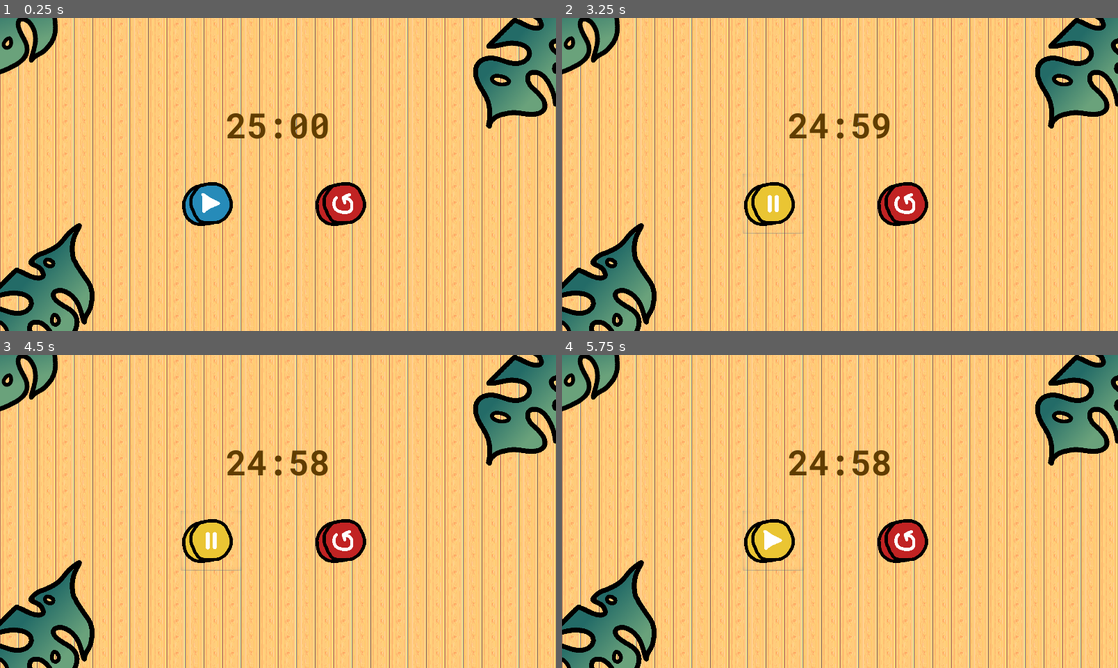
Above: before the commit, frames 1-4 (two rows, left to right).
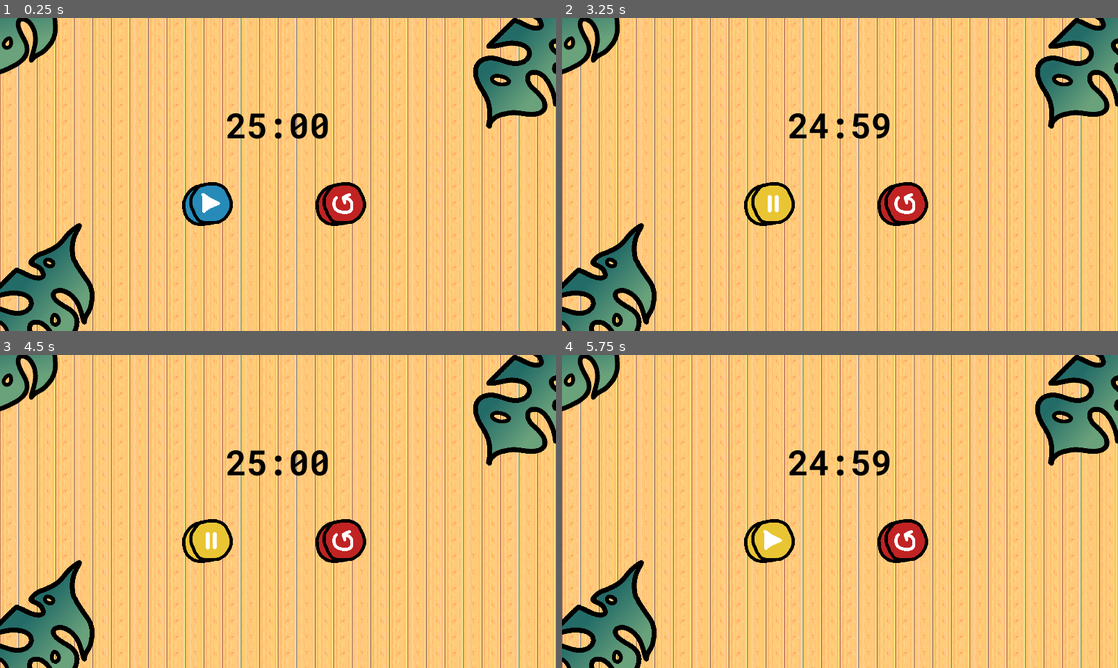
Above: after the commit, the same moments.

Repository: RajwolChapagain/Timer-App
Game: Godot game, scene res://Main.tscn
Same seed, same stepped clock (60 frames per second), same inputs: the game is played once before the commit and once after it.
Inputs (mouse positions are in pixels of both pictures, inside the frame that each line leads up to):
- Up to frame 1 (0.25 s): no input
- Up to frame 2 (3.25 s): click (906, 202) at 0.5 s; click (773, 202) at 1.25 s; click (773, 202) at 2 s; click (773, 202) at 2.75 s
- Up to frame 3 (4.5 s): tap Enter at 3.5 s; tap Space (start_timer) at 3.6 s; tap 0 (num0) at 4.35 s
- Up to frame 4 (5.75 s): tap Space (start_timer) at 4.55, 5, 5.3 s; tap 1 (num1) at 5.1 s

The runs differ from the first frame. In frame 1, 0.7% of the frame differs, in the area x 40-59%, y 30-39%; in frame 2, 0.7%; in frame 3, 0.8%, in the area x 32-59%, y 30-69%; in frame 4, 0.7%.

Commit message:
Removed blue box. Added shorcut Enter key for reset. Added label flashing in input mode.'

Diff:
--- a/Main.tscn
+++ b/Main.tscn
@@ -15,10 +15,16 @@
 bg_color = Color( 0.14902, 0.172549, 0.231373, 1 )
 
 [sub_resource type="InputEventAction" id=4]
-action = "start_timer"
+action = "ui_select"
 
 [sub_resource type="ShortCut" id=3]
 shortcut = SubResource( 4 )
+
+[sub_resource type="InputEventAction" id=6]
+action = "ui_accept"
+
+[sub_resource type="ShortCut" id=7]
+shortcut = SubResource( 6 )
 
 [sub_resource type="DynamicFont" id=5]
 size = 120
@@ -47,8 +53,10 @@
 margin_top = -3.0
 margin_right = -124.0
 margin_bottom = 203.0
+focus_mode = 0
 theme = ExtResource( 1 )
 shortcut_in_tooltip = false
+enabled_focus_mode = 0
 shortcut = SubResource( 3 )
 icon = ExtResource( 5 )
 flat = true
@@ -64,7 +72,11 @@
 margin_top = -3.0
 margin_right = 336.0
 margin_bottom = 203.0
+focus_mode = 0
 theme = ExtResource( 1 )
+shortcut_in_tooltip = false
+enabled_focus_mode = 0
+shortcut = SubResource( 7 )
 icon = ExtResource( 6 )
 flat = true
 icon_align = 1
@@ -79,7 +91,7 @@
 margin_top = -265.0
 margin_right = 362.0
 margin_bottom = -76.0
-custom_colors/font_color = Color( 0.380392, 0.243137, 0.00784314, 1 )
+custom_colors/font_color = Color( 0, 0, 0, 1 )
 custom_fonts/font = SubResource( 5 )
 text = "60"
 align = 1
--- a/UpdateTime.gd
+++ b/UpdateTime.gd
@@ -4,6 +4,7 @@
 export (Texture) var pause_button_icon
 export (Texture) var resume_button_icon
 
+var time_since_flash_start = 1 #Having a value of 1 will make sin(pi/2 * x) 1 which will start the flash at alpha 1
 var is_timed_out = false
 var input_mode = false
 var initial_hours = 0
@@ -22,6 +23,8 @@
 
 func _process(delta):
 	if input_mode:
+		time_since_flash_start += delta
+		make_timer_flash()
 		if Input.is_action_just_pressed("num0"):
 			push_array_items_left(0)
 		if Input.is_action_just_pressed("num1"):
@@ -54,10 +57,6 @@
 	if Input.is_action_just_pressed("cancel_input"):
 		switch_to_normal_mode(false)
 
-#	if input_mode:
-#		if Input.is_action_just_pressed("start_timer"):
-#			switch_to_normal_mode(true)
-
 func _on_SecondTimer_timeout():
 	remaining_seconds -= 1
 
@@ -93,7 +92,6 @@
 		format_and_set_time(remaining_hours, remaining_minutes, remaining_seconds)
 
 func _on_StartButton_pressed():
-	print("LOL")
 	if is_timed_out:
 		return
 
@@ -124,7 +122,7 @@
 	$TimeOutSound.stop()
 
 	if input_mode:
-		input_mode = false
+		switch_to_normal_mode(false)
 
 	$Click.play()
 	$SecondTimer.stop()
@@ -179,6 +177,7 @@
 	set_label_to_input_array(currently_displaying_time)
 
 func switch_to_normal_mode(var accept_time):
+	make_timer_normal()
 	input_mode = false
 	if accept_time:
 		initial_hours = currently_displaying_time[0][0] * 10 + currently_displaying_time[0][1]
@@ -203,3 +202,12 @@
 	remaining_hours = initial_hours
 	remaining_minutes = initial_minutes
 	remaining_seconds = initial_seconds
+
+func make_timer_flash():
+	var color = $Label.get("custom_colors/font_color")
+	$Label.set("custom_colors/font_color", Color(color.r, color.g, color.b, abs(sin(PI / 2 * time_since_flash_start))))
+
+func make_timer_normal():
+	var color = $Label.get("custom_colors/font_color")
+	$Label.set("custom_colors/font_color", Color(color.r, color.g, color.b, 1))
+	time_since_flash_start = 1
Not shown: 1 places in Main.tscn that only renumber resources
